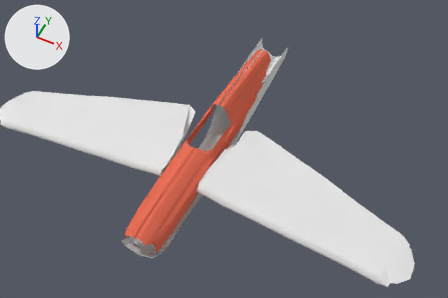
What one commit did to the Blender file Models/Vehicles/Air/Garbania/AstarteP51/AstarteP51.blend.
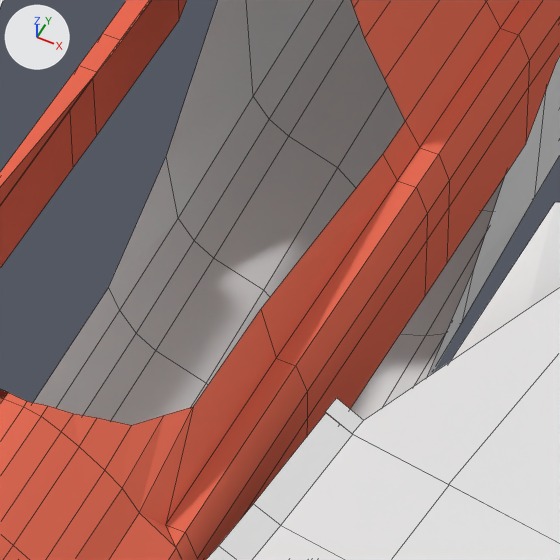
There are two pictures of each version: one from a 50 mm camera at (4.31, -5.35, 9.96) aimed at (0.14, 2.99, -0.46), one close up on the part from 44% to 55% of the width and 38% to 55% of the height. Every picture has the same lights, and +X, +Y and +Z are marked at upper left. The close-ups show mesh edges as thin lines.

In view in the first close-up: 'Plane', 'leftWing', 'topRedBody'.
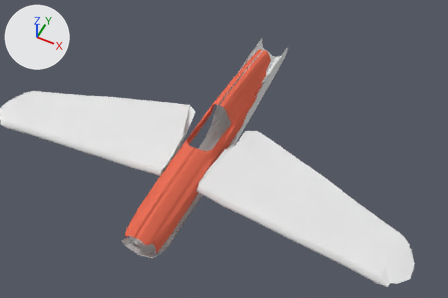
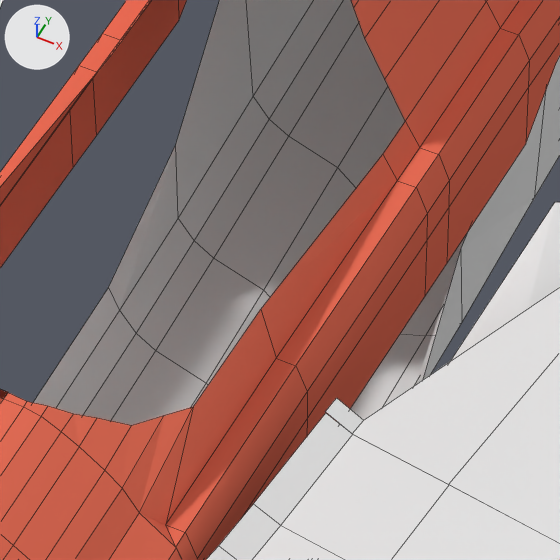
Diff of the bpy script that builds the scene:
```diff
--- a/Models/Vehicles/Air/Garbania/AstarteP51/AstarteP51.blend.py
+++ b/Models/Vehicles/Air/Garbania/AstarteP51/AstarteP51.blend.py
@@ me_plane_003 @@
 me_plane_003.from_pydata(...)  # 205 vertices, 144 faces; spans x -1.0..7.1, y -1.9..46.4, z 0.0..4.4
 # used by ob_plane; location = (-0.009, -0.267, -0.28); rotation_euler = (-0.662, 0.0, 0.0), in degrees (-38, 0, 0); scale = (0.0533, 0.106, 1.0)
 # verts and faces of me_plane_003; kept vertices keep their numbers, new ones are numbered from 205
 # before: 194 (6.6, 26.0, 2.2) at pixel (474, 268)
+# me_plane_003 part 1
+verts[194] = (6.1, 25.7, 2.2)  # moved, pixel (461, 248)
+verts[205] = (6.1, 24.8, 1.9)
+verts[206] = (6.1, 24.8, 1.9)
+verts[207] = (6.1, 25.8, 2.2)  # pixel (462, 249)
+edges += [(194, 205), (205, 206), (206, 207)]
```

Pixel boxes (x1, y1, x2, y2) of what changed, in the close-ups (560 x 560 px):
part 1 of me_plane_003, built on: before (109, 0, 546, 376); after (109, 0, 546, 383)
